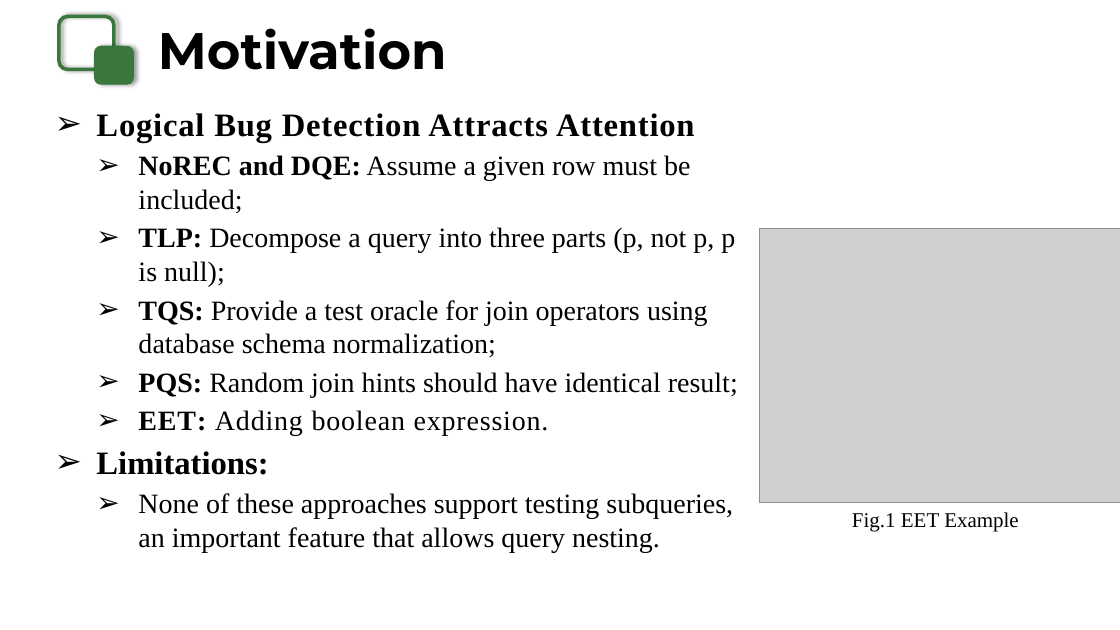
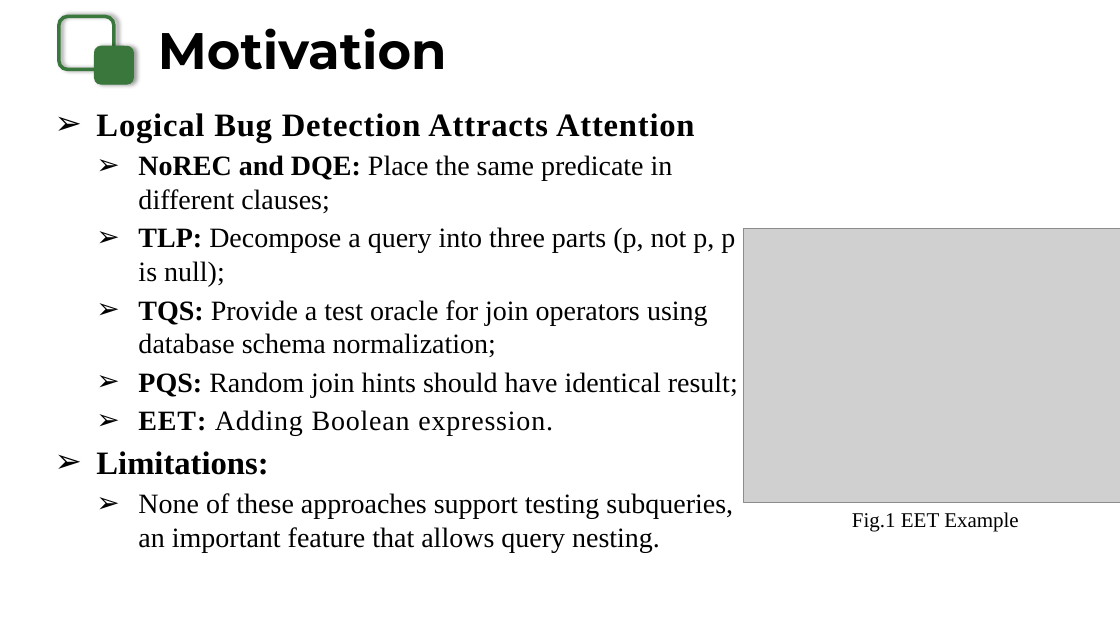
Before and after one commit to DBHammer/PaperDiscussion, a slide deck: slide 2 of PPT/2025.04.17.pptx. Drawn at 1120x630 pixels with LibreOffice and Linux fonts; fonts in the diff are those of the drawing; grey boxes stand for pictures. Boxes give left, top, right and bottom in pixels: in the first picture for what was removed or moved away, otherwise in the second. Text is boxed around its words. In the diff, an @@ line names an element or a change of style, - is before the commit and + after.

```diff
--- a/PPT/2025.04.17.pptx
+++ b/PPT/2025.04.17.pptx
@@ text at (138, 155, 673, 213): text changed @@
-  ➢ NoREC and DQE: Assume a given row must be included;
+  ➢ NoREC and DQE: Place the same predicate in different clauses;
@@ picture: place and size @@
-picture at (760, 229, 1120, 502)
+picture at (744, 229, 1120, 502)
@@ text at (138, 410, 553, 436): text changed @@
-  ➢ EET: Adding boolean expression.
+  ➢ EET: Adding Boolean expression.
```
Also in this commit, not shown: 2 other files.
